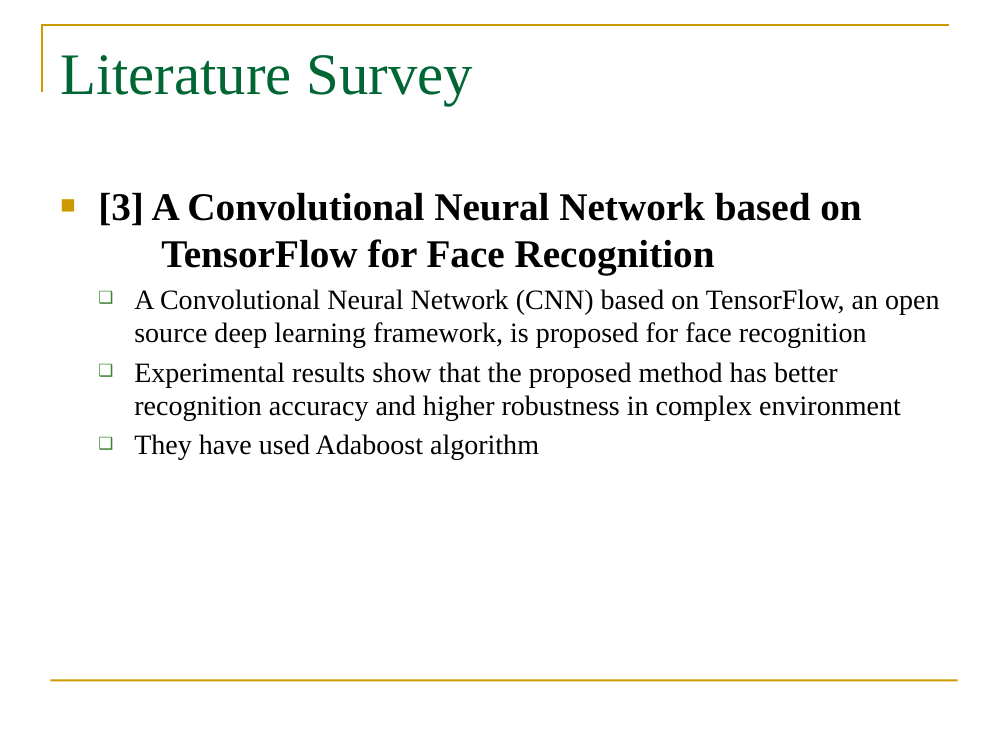
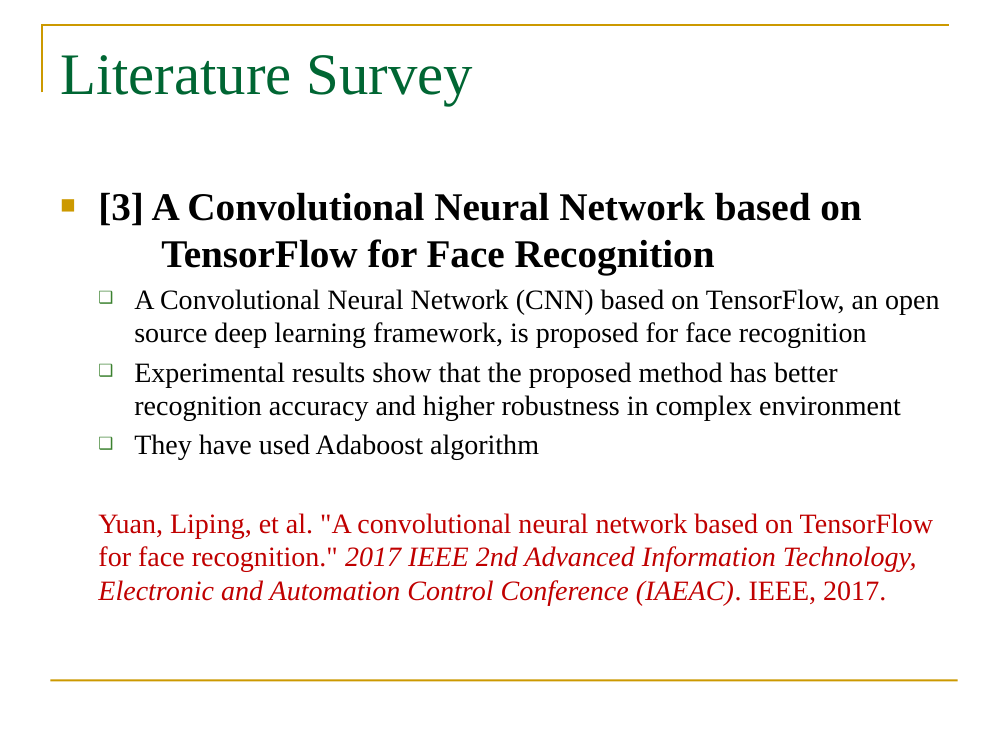
Before and after one commit to syamkakarla98/Face_Recognition_Using_Convolutional_Neural_Networks, a slide deck: slide 15 of Review-2/Review-2.pptx (slide 12 before the commit). Drawn at 1008x756 pixels with LibreOffice and Linux fonts; fonts in the diff are those of the drawing; background and template pictures are left out. Boxes give left, top, right and bottom in pixels: in the first picture for what was removed or moved away, otherwise in the second. Text is boxed around its words. In the diff, an @@ line names an element or a change of style, - is before the commit and + after.

```diff
--- a/Review-2/Review-2.pptx
+++ b/Review-2/Review-2.pptx
@@ text at [98, 513, 934, 606]: paragraph added @@
+  Yuan, Liping, et al. "A convolutional neural network based on TensorFlow for face recognition." 2017 IEEE 2nd Advanced Information Technology, Electronic and Automation Control Conference (IAEAC). IEEE, 2017.
```
Also in this commit, not shown: 7 other slides changed, 3 slides added.
